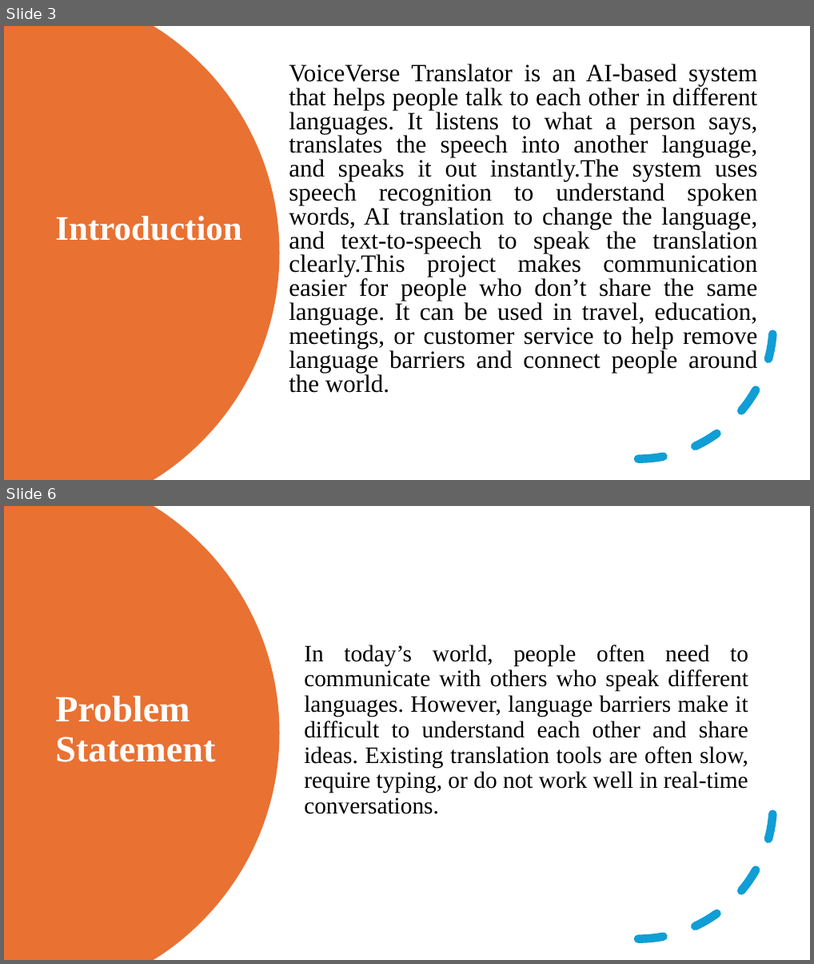
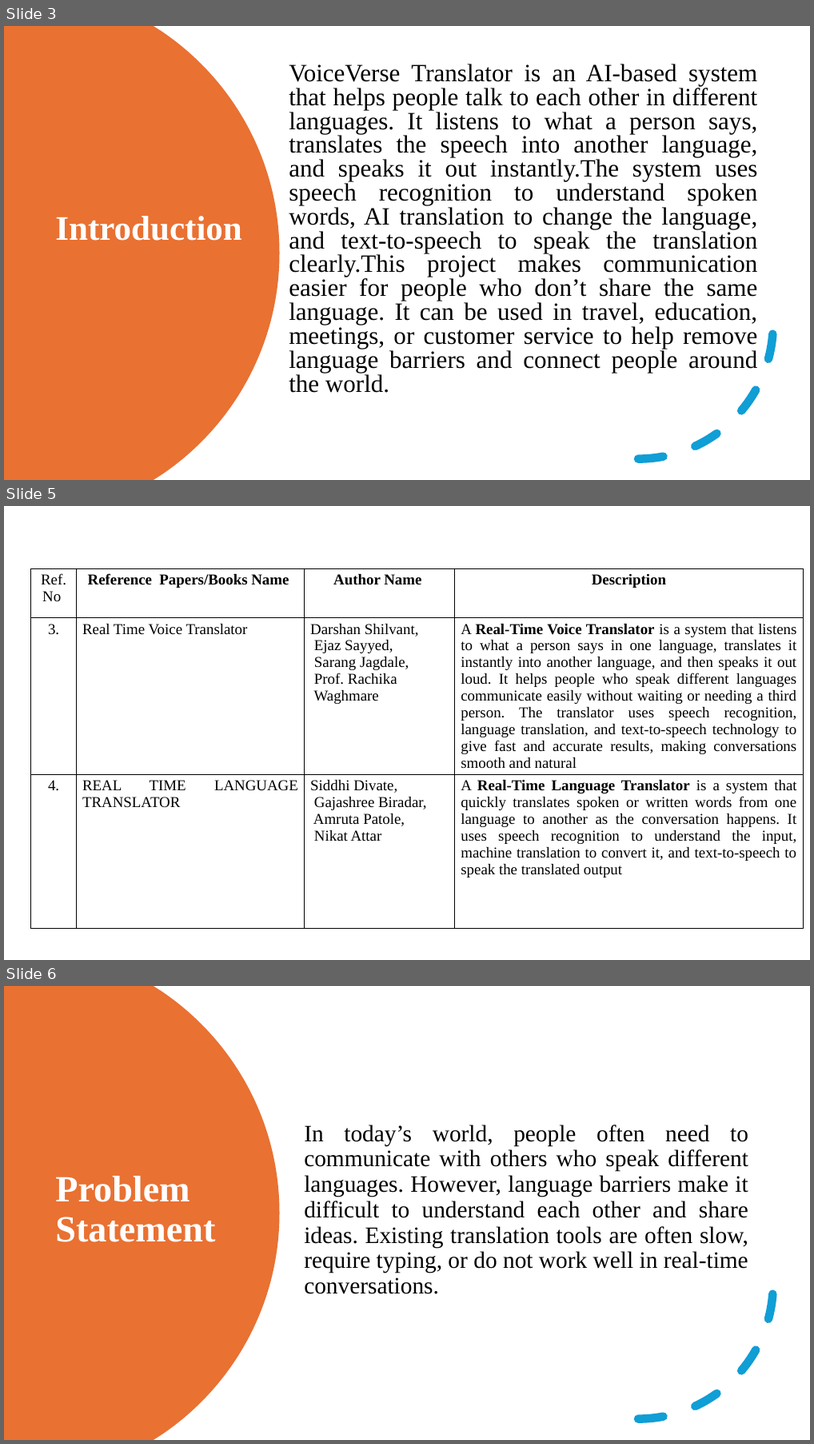
Before and after one commit to sanketbodakhe68/finel-year-projet, a slide deck: PPT/seminar 2nd (1).pptx. Shown one above the other, each under a label of ours: slides 3 and 6 before the commit, slides 3, 5 and 6 after it; the slides between them are not shown. The pictures are 814x964 and 814x1444 pixels, drawn with LibreOffice and Linux fonts; fonts in the diff are those of the drawing. Boxes give left, top, right and bottom in pixels: in the first picture for what was removed or moved away, otherwise in the second. Text is boxed around its words. In the diff, an @@ line names an element or a change of style, - is before the commit and + after.

```diff
--- a/PPT/seminar 2nd (1).pptx
+++ b/PPT/seminar 2nd (1).pptx
@@ slide 5 added at [4, 506, 810, 960], background #FFFFFF @@
@@ table added at [31, 568, 804, 940], 3 rows, 4 columns @@
+Ref. No | Reference Papers/Books Name | Author Name | Description
+3. | Real Time Voice Translator | Darshan Shilvant, / Ejaz Sayyed, / Sarang Jagdale, / Prof. Rachika / Waghmare | A Real-Time Voice Translator is a system that listens to what a person says in one language, translates it instantly into another language, and then speaks it out loud. It helps people who speak different languages communicate easily without waiting or needing a third person. The translator uses speech recognition, language translation, and text-to-speech technology to give fast and accurate results, making conversations smooth and natural
+4. | REAL TIME LANGUAGE TRANSLATOR | Siddhi Divate, / Gajashree Biradar, / Amruta Patole, / Nikat Attar | A Real-Time Language Translator is a system that quickly translates spoken or written words from one language to another as the conversation happens. It uses speech recognition to understand the input, machine translation to convert it, and text-to-speech to speak the translated output
```
Also in this commit, not shown: 1 slide changed, 1 other slide added, 2 slides removed, 2 other files.
